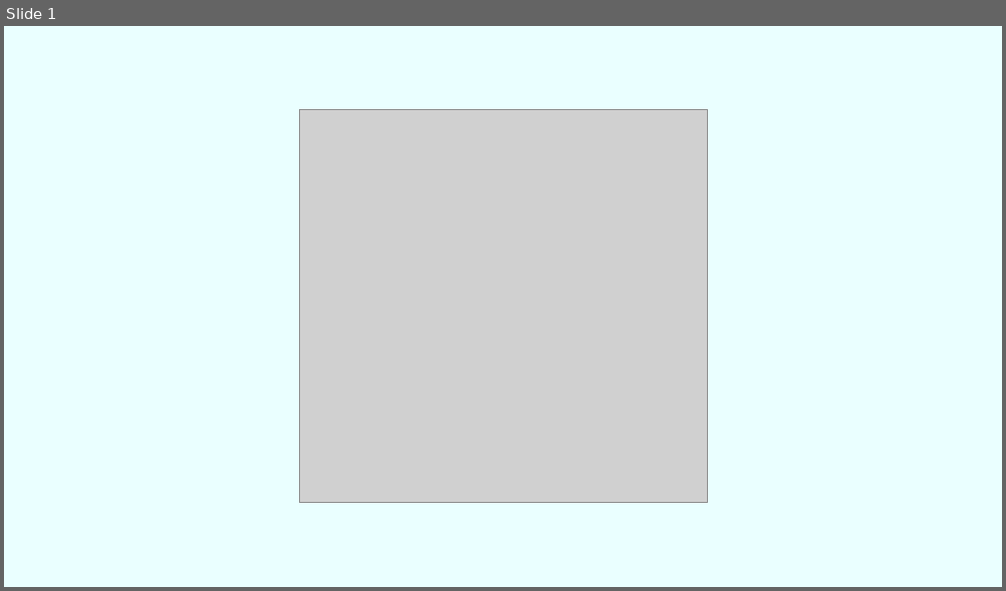
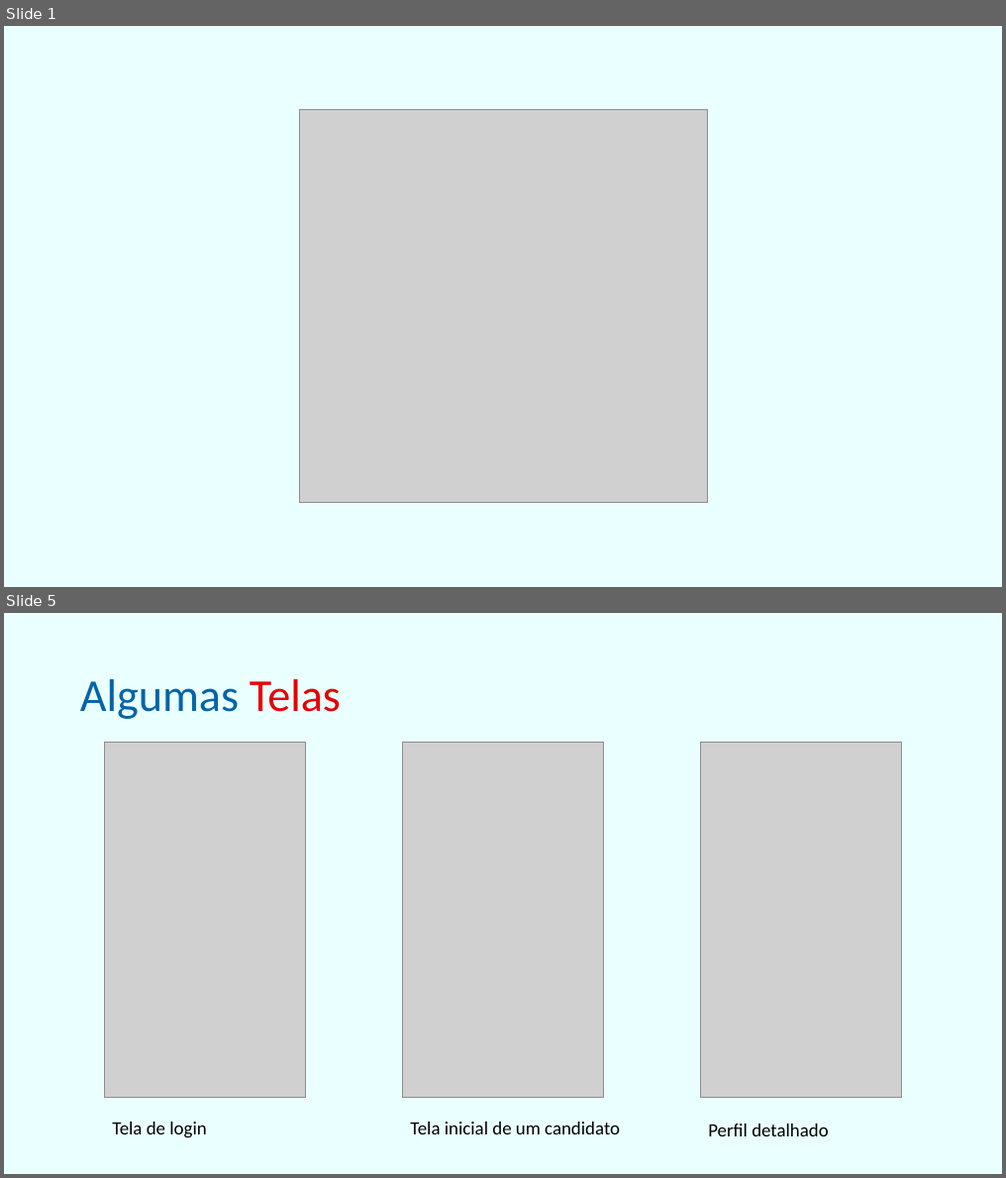
Before and after one commit to IcaroRios/CPBA2017HackatonDesafiosBahia, a slide deck: materiais/Apresentação1.pptx. Shown one above the other, each under a label of ours: slide 1 before the commit, slides 1 and 5 after it; the slides between them are not shown. The pictures are 1006x591 and 1006x1178 pixels, drawn with LibreOffice and Linux fonts; fonts in the diff are those of the drawing; grey boxes stand for pictures. Boxes give left, top, right and bottom in pixels: in the first picture for what was removed or moved away, otherwise in the second. Text is boxed around its words. In the diff, an @@ line names an element or a change of style, - is before the commit and + after.

```diff
--- a/materiais/Apresentação1.pptx
+++ b/materiais/Apresentação1.pptx
@@ slide 5 added at bbox=[4, 613, 1002, 1174], background #EAFFFF @@
@@ title added at bbox=[80, 679, 341, 719], 44 pt, text #0064AA @@
+Algumas Telas
@@ picture added at bbox=[105, 742, 306, 1098] @@
@@ picture added at bbox=[403, 742, 604, 1098] @@
@@ picture added at bbox=[701, 742, 902, 1098] @@
@@ text added at bbox=[112, 1122, 206, 1139], 18 pt, text #000000 @@
+Tela de login
@@ text added at bbox=[410, 1122, 620, 1135], 18 pt, text #000000 @@
+Tela inicial de um candidato
@@ text added at bbox=[708, 1124, 829, 1137], 18 pt, text #000000 @@
+Perfil detalhado
```
Also in this commit, not shown: 3 slides changed, 3 other files.
